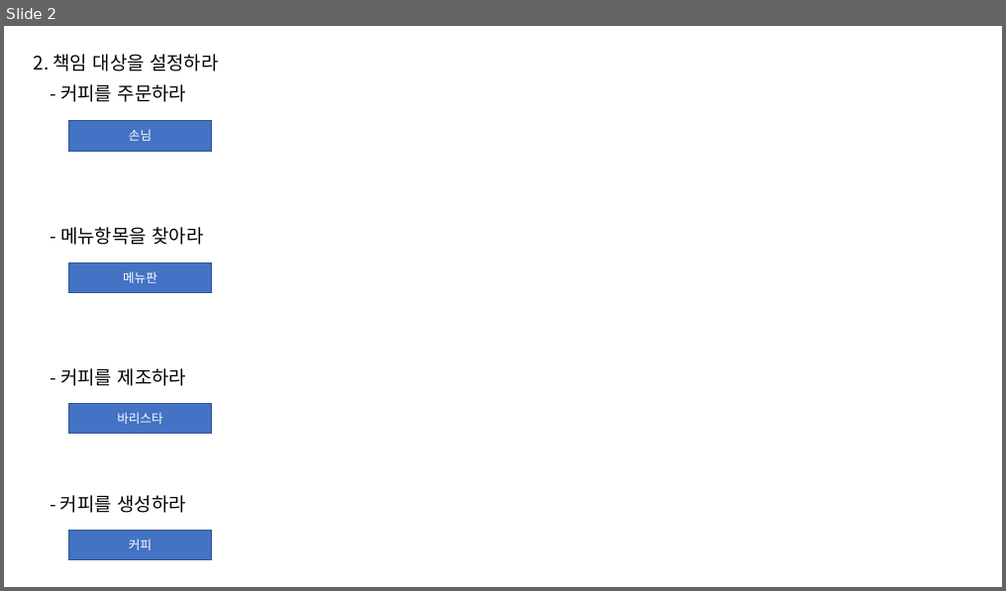
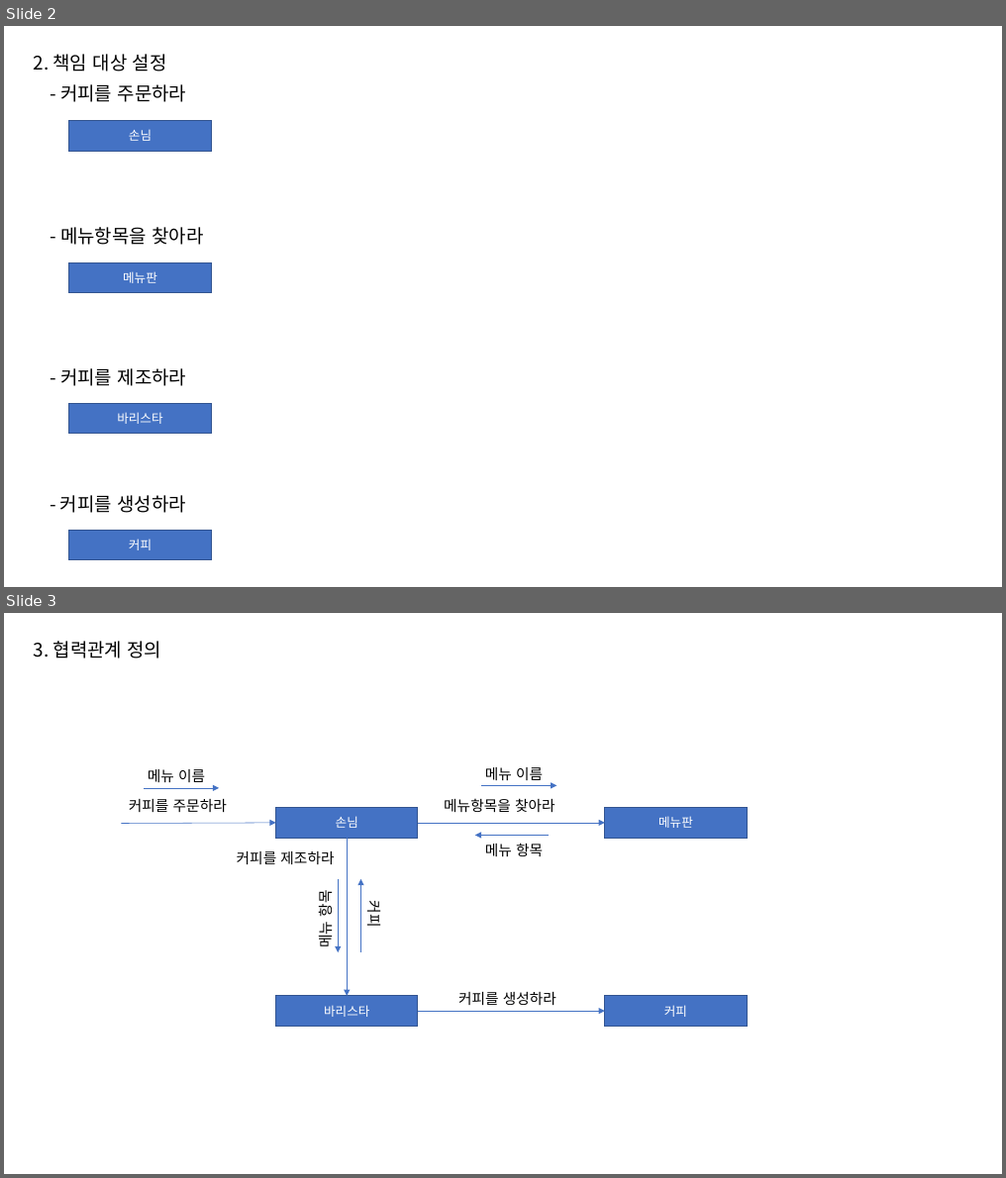
Before and after one commit to JoHwanhee/Education, a slide deck: 김소희/coffee_house.pptx. Shown one above the other, each under a label of ours: slide 2 before the commit, slides 2 and 3 after it. The pictures are 1006x591 and 1006x1178 pixels, drawn with LibreOffice and Linux fonts; fonts in the diff are those of the drawing. Boxes give left, top, right and bottom in pixels: in the first picture for what was removed or moved away, otherwise in the second. Text is boxed around its words. In the diff, an @@ line names an element or a change of style, - is before the commit and + after.

```diff
--- a/김소희/coffee_house.pptx
+++ b/김소희/coffee_house.pptx
@@ slide 3 added at bbox=[4, 613, 1002, 1174], background #FFFFFF @@
@@ text added at bbox=[34, 641, 161, 659], 18 pt, text #000000 @@
+3. 협력관계 정의
@@ arrow added from (144, 788) to (219, 788), #4472C4 0.5 pt @@
@@ text added at bbox=[148, 769, 205, 782], 14 pt, text #000000 @@
+메뉴 이름
@@ arrow added from (481, 786) to (557, 786), #4472C4 0.5 pt @@
@@ text added at bbox=[485, 767, 543, 780], 14 pt, text #000000 @@
+메뉴 이름
@@ text added at bbox=[129, 799, 227, 812], 14 pt, text #000000 @@
+커피를 주문하라
@@ rectangle added at bbox=[275, 808, 418, 838], fill #4472C4, outline #325491 1 pt, 12 pt, text #FFFFFF @@
+손님
@@ text added at bbox=[444, 798, 555, 812], 14 pt, text #000000 @@
+메뉴항목을 찾아라
@@ rectangle added at bbox=[605, 808, 747, 838], fill #4472C4, outline #325491 1 pt, 12 pt, text #FFFFFF @@
+메뉴판
@@ arrow added from (122, 823) to (275, 823), #4472C4 0.5 pt @@
@@ arrow added from (347, 838) to (347, 996), #4472C4 0.5 pt @@
@@ arrow added from (418, 823) to (605, 823), #4472C4 0.5 pt @@
@@ arrow added from (548, 836) to (475, 836), #4472C4 0.5 pt @@
@@ text added at bbox=[485, 843, 543, 857], 14 pt, text #000000 @@
+메뉴 항목
@@ text added at bbox=[237, 852, 334, 864], 14 pt, text #000000 @@
+커피를 제조하라
@@ arrow added from (338, 879) to (338, 953), #4472C4 0.5 pt @@
@@ arrow added from (361, 953) to (361, 879), #4472C4 0.5 pt @@
@@ text added at bbox=[314, 892, 335, 947], 14 pt, text #000000 @@
+메뉴 항목
@@ text added at bbox=[364, 903, 385, 926], 14 pt, text #000000 @@
+커피
@@ rectangle added at bbox=[275, 996, 418, 1026], fill #4472C4, outline #325491 1 pt, 12 pt, text #FFFFFF @@
+바리스타
@@ text added at bbox=[458, 992, 556, 1005], 14 pt, text #000000 @@
+커피를 생성하라
@@ rectangle added at bbox=[605, 996, 747, 1026], fill #4472C4, outline #325491 1 pt, 12 pt, text #FFFFFF @@
+커피
@@ arrow added from (418, 1011) to (605, 1011), #4472C4 0.5 pt @@
@@ slide 2 changed as well @@
@@ text at bbox=[34, 54, 167, 72]: text changed @@
-2. 책임 대상을 설정하라
+2. 책임 대상 설정
```
Also in this commit, not shown: 2 other slides changed.
